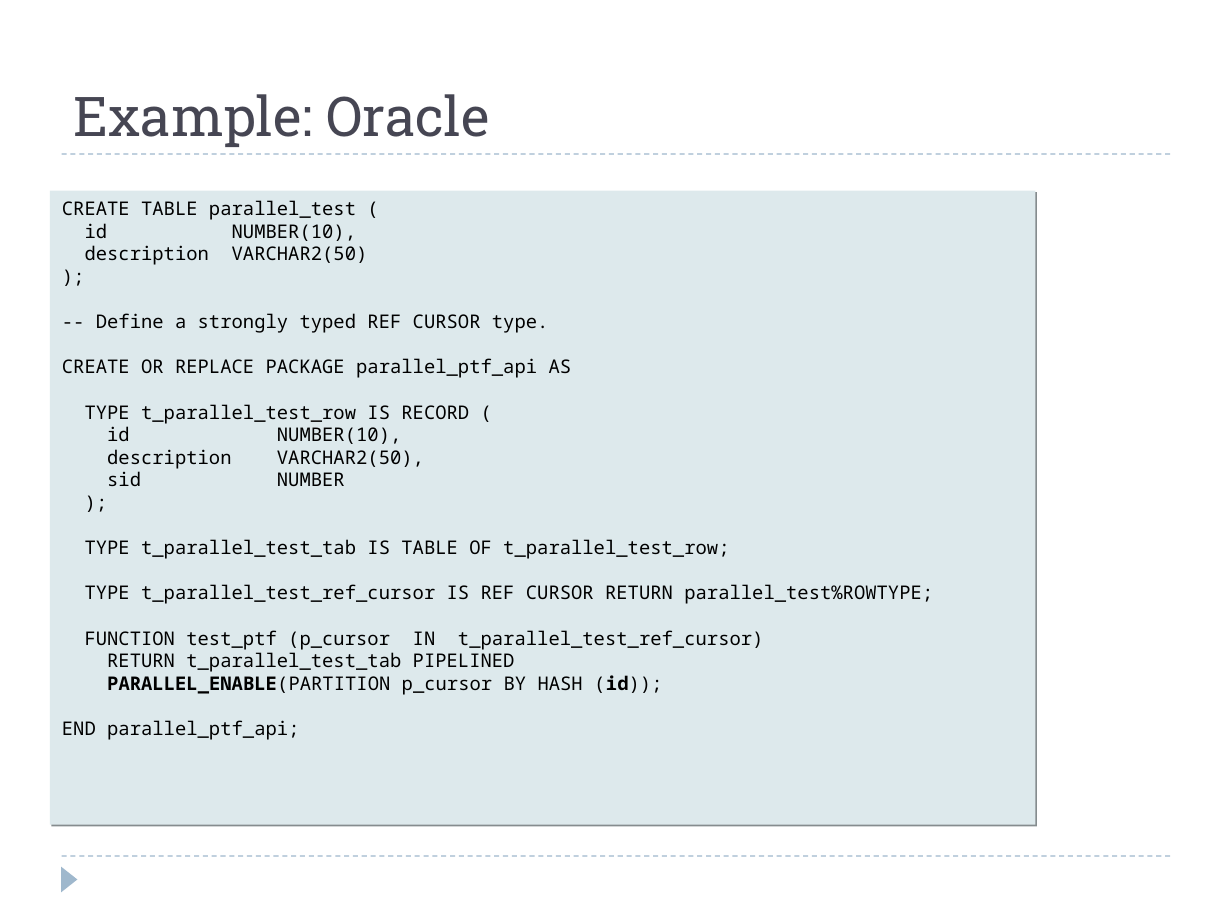
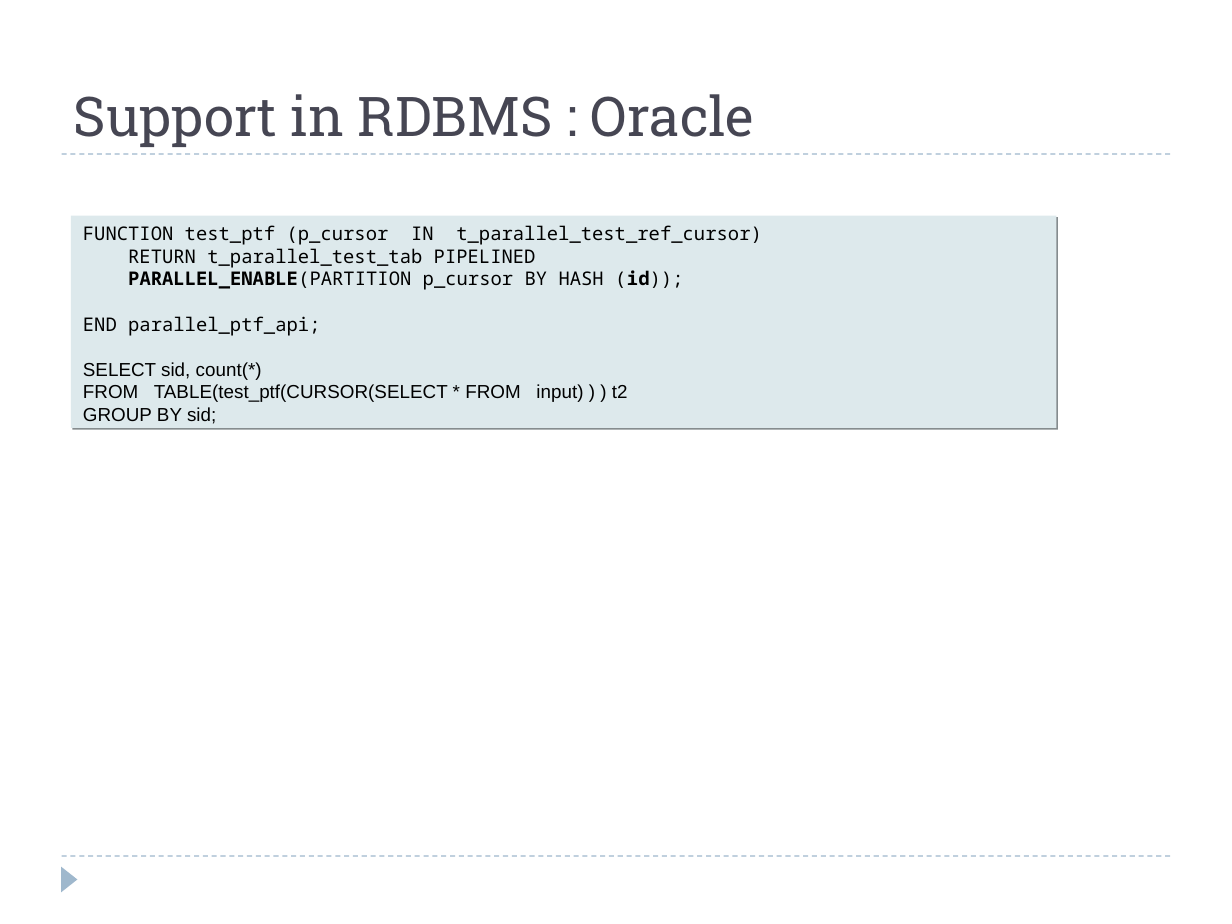
Before and after one commit to hbutani/SQLWindowing, a slide deck: slide 5 of docs/SQW.ppt (slide 3 before the commit). Drawn at 1232x924 pixels with LibreOffice and Linux fonts; fonts in the diff are those of the drawing. Boxes give left, top, right and bottom in pixels: in the first picture for what was removed or moved away, otherwise in the second. Text is boxed around its words. In the diff, an @@ line names an element or a change of style, - is before the commit and + after.

```diff
--- a/docs/SQW.ppt
+++ b/docs/SQW.ppt
@@ title at [74,94,754,147]: text changed @@
-Example: Oracle
+Support in RDBMS : Oracle
@@ rectangle removed at [49,191,1035,825] @@
-CREATE TABLE parallel_test (
-id NUMBER(10),
-description VARCHAR2(50)
-);
--- Define a strongly typed REF CURSOR type.
-CREATE OR REPLACE PACKAGE parallel_ptf_api AS
-TYPE t_parallel_test_row IS RECORD (
-id NUMBER(10),
-description VARCHAR2(50),
-sid NUMBER
-);
-TYPE t_parallel_test_tab IS TABLE OF t_parallel_test_row;
-TYPE t_parallel_test_ref_cursor IS REF CURSOR RETURN parallel_test%ROWTYPE;
-FUNCTION test_ptf (p_cursor IN t_parallel_test_ref_cursor)
-RETURN t_parallel_test_tab PIPELINED
-PARALLEL_ENABLE(PARTITION p_cursor BY HASH (id));
-END parallel_ptf_api;
@@ rectangle added at [70,216,1056,428], fill #DDE9EC, 11 pt, text #000000 @@
+FUNCTION test_ptf (p_cursor IN t_parallel_test_ref_cursor)
+RETURN t_parallel_test_tab PIPELINED
+PARALLEL_ENABLE(PARTITION p_cursor BY HASH (id));
+END parallel_ptf_api;
+SELECT sid, count(*)
+FROM TABLE(test_ptf(CURSOR(SELECT * FROM input) ) ) t2
+GROUP BY sid;
```
Also in this commit, not shown: 14 other slides changed, 8 slides added, 6 slides removed.
